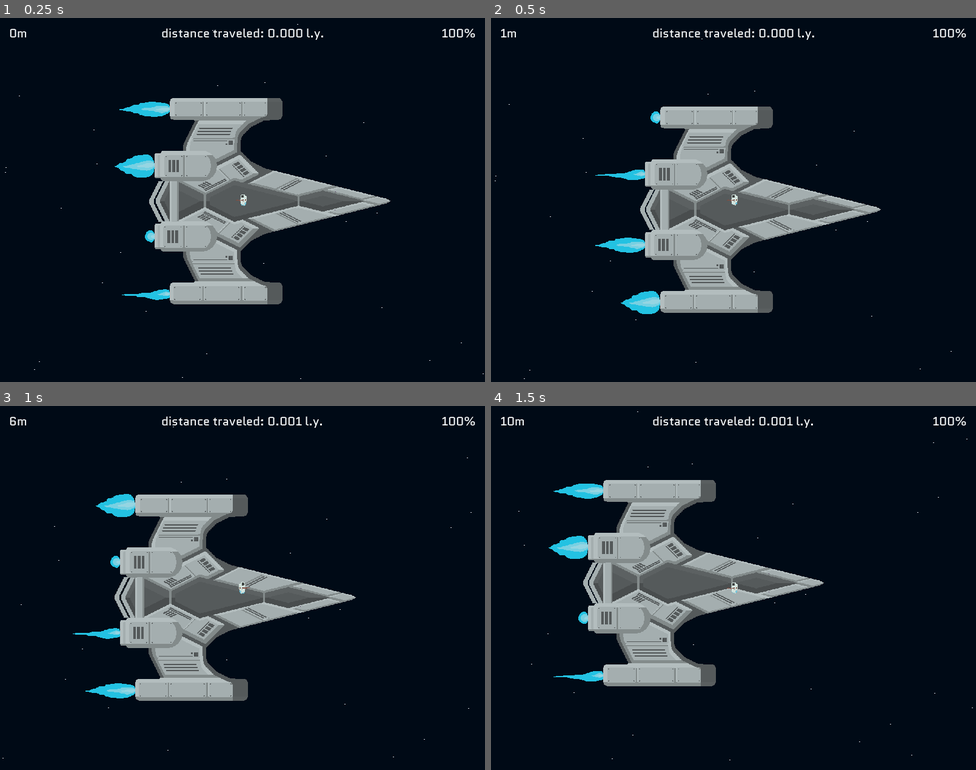
Above: before the commit, frames 1-4 (two rows, left to right).
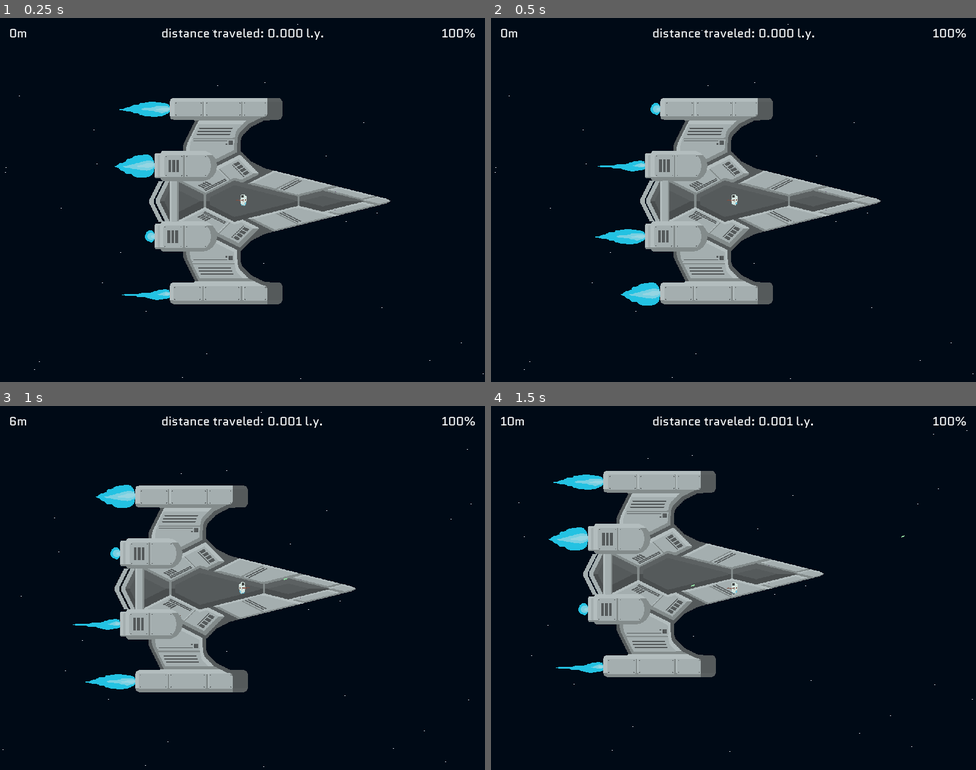
Above: after the commit, the same moments.

Repository: AlexTheRegent/endless-jam-2022
Game: Godot game, scene res://scenes/game.tscn
Two runs of this game, one before a commit and one after it. Both use one fixed random seed, a clock stepped at 60 frames per second and the inputs below.
Inputs (mouse positions are in pixels of both pictures, inside the frame that each line leads up to):
- Up to frame 1 (0.25 s): no input
- Up to frame 2 (0.5 s): no input
- Up to frame 3 (1 s): tap Enter at 0.5 s; move the mouse to (349, 569) at 0.52 s; hold D (move_right) from 0.53 s (still down); tap E (use) at 0.6 s; click (349, 569) at 0.8 s
- Up to frame 4 (1.5 s): move the mouse to (636, 606) at 1.27 s; release D (move_right) at 1.28 s; hold S (move_down) from 1.28 s (still down); click (636, 606) at 1.35 s

Frame 1 is identical in both runs. In frame 2, 10% of the frame differs, in the area x 0-100%, y 1-100%; in frame 3, 10%; in frame 4, 10%, in the area x 5-100%, y 1-98%.

Commit message:
Implemented player shooting

Diff:
--- a/prefabs/asteroid.tscn
+++ b/prefabs/asteroid.tscn
@@ -7,6 +7,7 @@
 radius = 16.0
 
 [node name="asteroid" type="KinematicBody2D"]
+collision_layer = 17
 collision_mask = 0
 script = ExtResource( 2 )
 
--- /dev/null
+++ b/prefabs/bullet.gd
@@ -0,0 +1,24 @@
+extends KinematicBody2D
+
+
+
+const LIFETIME_DISTANCE_SQUARED := pow(2000.0, 2)
+
+
+var direction := Vector2.ZERO
+var speed := 800.0
+
+
+func _ready() -> void:
+	# direction = Vector2.LEFT
+	pass
+
+
+func _physics_process(delta: float) -> void:
+	var collision := move_and_collide(direction * speed * delta)
+	if collision != null:
+		collision.collider.queue_free()
+		queue_free()
+
+	if global_position.length_squared() > LIFETIME_DISTANCE_SQUARED:
+		queue_free()
--- /dev/null
+++ b/prefabs/bullet.tscn
@@ -0,0 +1,19 @@
+[gd_scene load_steps=4 format=2]
+
+[ext_resource path="res://assets/sprites/bullet.png" type="Texture" id=1]
+[ext_resource path="res://prefabs/bullet.gd" type="Script" id=2]
+
+[sub_resource type="RectangleShape2D" id=1]
+extents = Vector2( 5, 1.5 )
+
+[node name="bullet" type="KinematicBody2D"]
+collision_layer = 0
+script = ExtResource( 2 )
+
+[node name="sprite" type="Sprite" parent="."]
+position = Vector2( 0, -0.5 )
+texture = ExtResource( 1 )
+offset = Vector2( 0, 0.5 )
+
+[node name="collision_shape_2d" type="CollisionShape2D" parent="."]
+shape = SubResource( 1 )
--- a/prefabs/player.gd
+++ b/prefabs/player.gd
@@ -1,5 +1,7 @@
 extends KinematicBody2D
 
+
+const BULLET := preload("res://prefabs/bullet.tscn")
 
 export (float) var speed := 200.0
 
@@ -12,6 +14,12 @@
 
 
 func _physics_process(_delta: float) -> void:
+	_handle_movement()
+	_handle_shooting()
+	_handle_grab()
+
+
+func _handle_movement() -> void:
 	var down := Input.get_action_strength("move_down") - Input.get_action_strength("move_up")
 	var right := Input.get_action_strength("move_right") - Input.get_action_strength("move_left")
 	var direction := Vector2(right, down).normalized()
@@ -21,7 +29,28 @@
 	if _grabbed_entity == null:
 		var mouse_position := get_local_mouse_position()
 		$animated_sprite.flip_h = mouse_position.x < 0.0
+		$weapon_end.position.x = abs($weapon_end.position.x) * (-1 if $animated_sprite.flip_h else 1)
 
+
+func _handle_shooting() -> void:
+	if _grabbed_entity != null:
+		return
+
+	if Input.is_action_just_pressed("shoot") == false:
+		return
+
+	var bullet := BULLET.instance() as Node2D
+	get_node("/root/game/asteroids").add_child(bullet)
+
+	# bullet.global_rotation = atan(($weapon_end.global_position.y - get_global_mouse_position().y) / $weapon_end.global_position.x - get_global_mouse_position().x) # $weapon_end.global_position.angle_to(get_global_mouse_position()) - PI/4
+	# prints($weapon_end.global_position, get_global_mouse_position())
+
+	bullet.direction = (get_global_mouse_position() - $weapon_end.global_position).normalized()
+	bullet.global_position = $weapon_end.global_position
+	bullet.rotation = bullet.direction.angle()
+
+
+func _handle_grab() -> void:
 	$ray_cast_2d.look_at(get_global_mouse_position())
 	if Input.is_action_just_pressed("use"):
 		if _grabbed_entity == null:
--- a/prefabs/player.tscn
+++ b/prefabs/player.tscn
@@ -47,6 +47,7 @@
 
 [node name="player" type="KinematicBody2D"]
 collision_layer = 4
+collision_mask = 0
 script = ExtResource( 2 )
 
 [node name="camera_2d" type="Camera2D" parent="."]
@@ -65,3 +66,6 @@
 
 [node name="collision_shape_2d" type="CollisionShape2D" parent="."]
 shape = SubResource( 10 )
+
+[node name="weapon_end" type="Position2D" parent="."]
+position = Vector2( 16, 0 )
--- a/project.godot
+++ b/project.godot
@@ -72,6 +72,11 @@
 "events": [ Object(InputEventKey,"resource_local_to_scene":false,"resource_name":"","device":0,"alt":false,"shift":false,"control":false,"meta":false,"command":false,"pressed":false,"scancode":0,"physical_scancode":69,"unicode":0,"echo":false,"script":null)
  ]
 }
+shoot={
+"deadzone": 0.5,
+"events": [ Object(InputEventMouseButton,"resource_local_to_scene":false,"resource_name":"","device":0,"alt":false,"shift":false,"control":false,"meta":false,"command":false,"button_mask":0,"position":Vector2( 0, 0 ),"global_position":Vector2( 0, 0 ),"factor":1.0,"button_index":1,"pressed":false,"doubleclick":false,"script":null)
+ ]
+}
 
 [node]
 
Binary file added: assets/sprites/bullet.aseprite
Binary file added: assets/sprites/bullet.png
Not shown, added: assets/sprites/bullet.png.import
